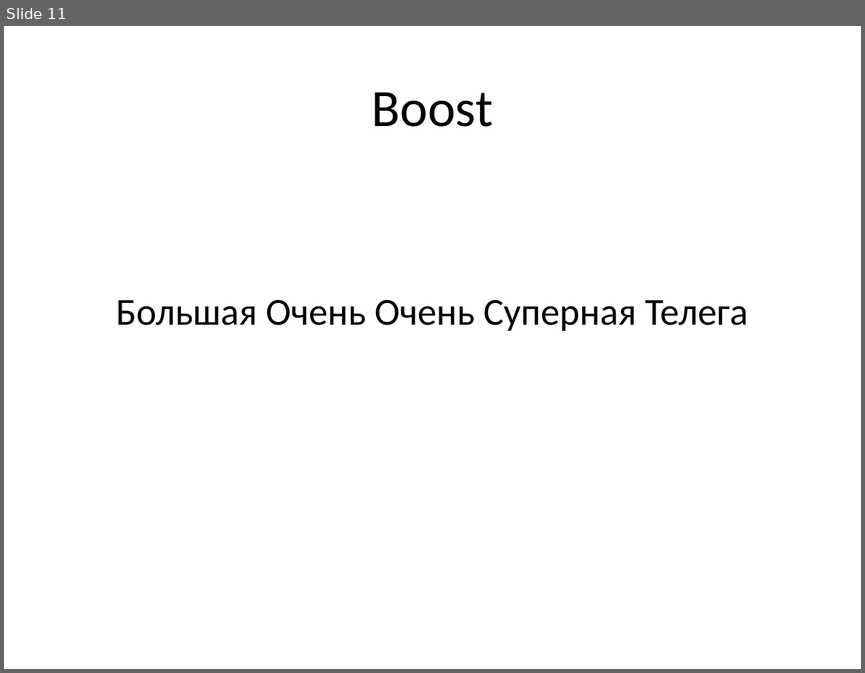
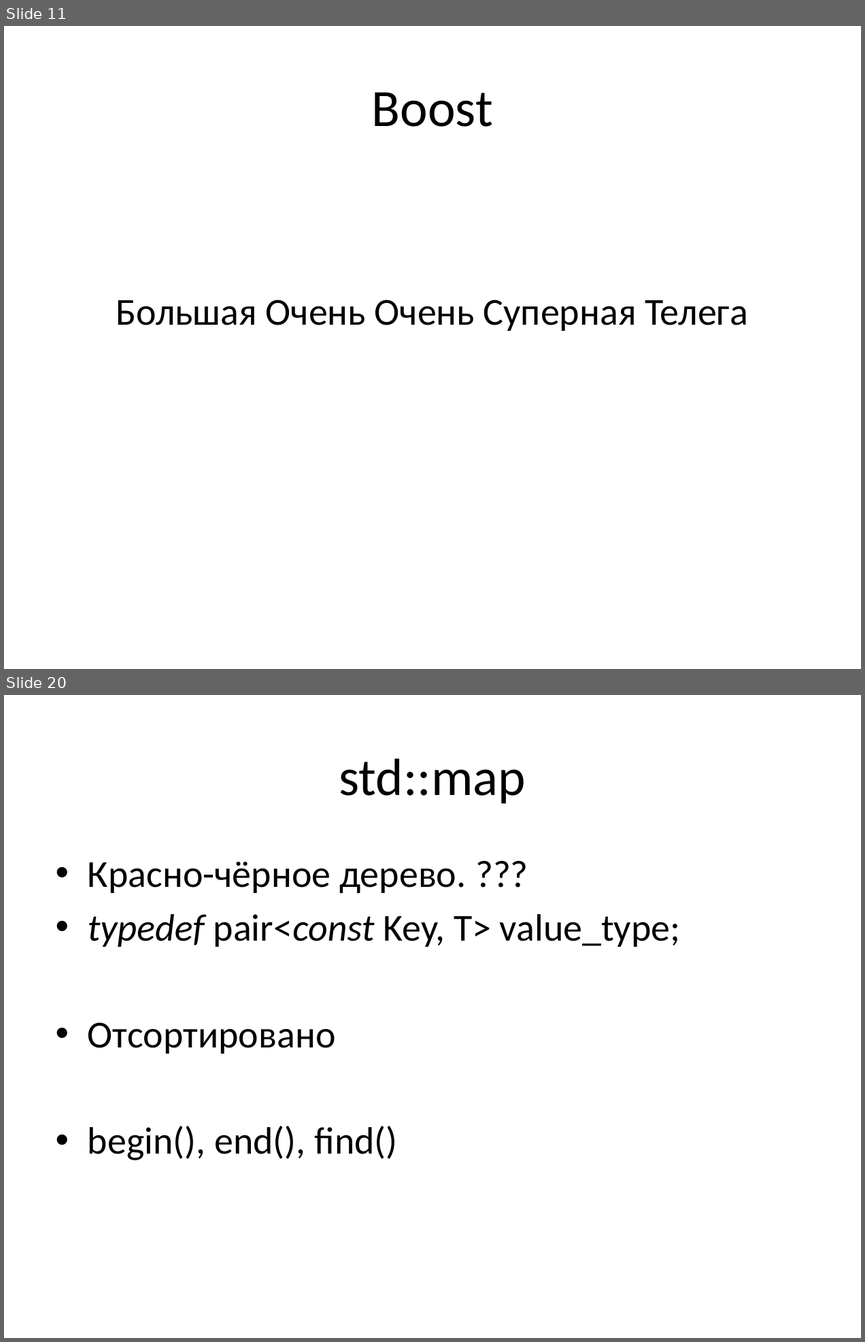
Before and after one commit to tscherkas/cpp_craft_1013, a slide deck: lections/cpp_craft_lec_2_pre.pptx. Shown one above the other, each under a label of ours: slide 11 before the commit, slides 11 and 20 after it; the slides between them are not shown. The pictures are 865x673 and 865x1342 pixels, drawn with LibreOffice and Linux fonts; fonts in the diff are those of the drawing. Boxes give left, top, right and bottom in pixels: in the first picture for what was removed or moved away, otherwise in the second. Text is boxed around its words. In the diff, an @@ line names an element or a change of style, - is before the commit and + after.

```diff
--- a/lections/cpp_craft_lec_2_pre.pptx
+++ b/lections/cpp_craft_lec_2_pre.pptx
@@ slide 20 added at (x1=4, y1=695, x2=861, y2=1338), background #FFFFFF @@
@@ title added at (x1=339, y1=758, x2=526, y2=804), 44 pt, text #000000 @@
+std::map
@@ text added at (x1=88, y1=862, x2=681, y2=1160), 32 pt, text #000000 @@
+• Красно-чёрное дерево. ???
+• typedef pair<const Key, T> value_type;
+• Отсортировано
+• begin(), end(), find()
```
Also in this commit, not shown: 17 other slides added, 1 slide removed, 1 other file.
